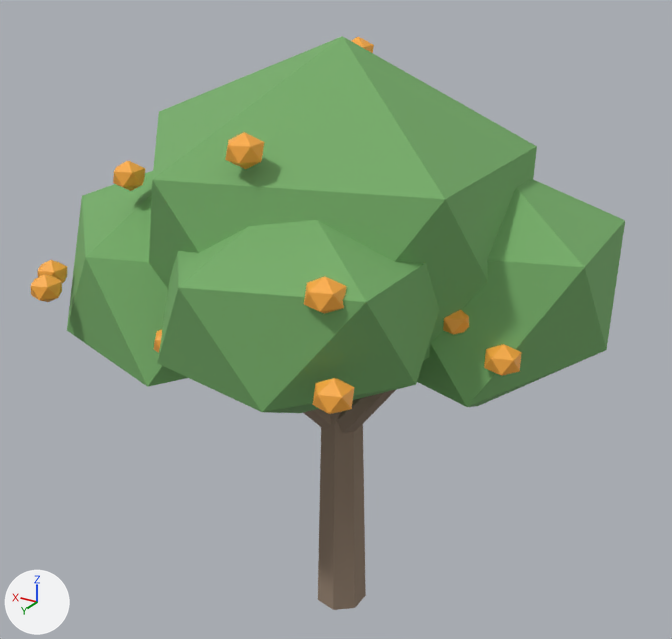
The glTF model inaka-assets/glb/kaki_tree.glb, before and after one commit.
Before and after are seen from a 50 mm lens placed at (-2.79, 4.71, 4.53), pointed at (0.1, -0.1, 2.12). The axes (+X, +Y, +Z) are drawn at lower left. The lights are the same throughout. The first picture is the older version. Vertices at exactly the same position are counted once.

Objects in the first picture: 'kaki_tree'.
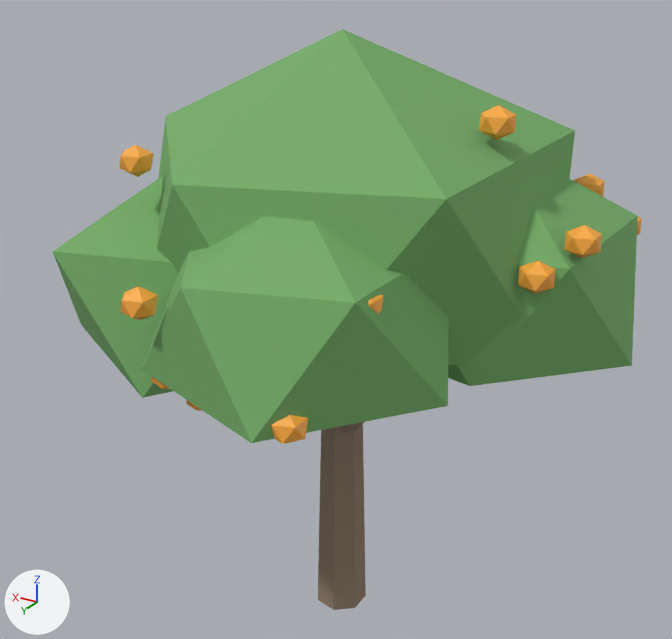
Where the change shows, as pixel boxes (x1, y1, x2, y2) in the pictures (672 x 639 px; the box of a moved part takes in the faces that stretch with it):
'kaki_tree', reshaped: before (31, 36, 625, 610); after (53, 29, 641, 610)
part 1 of me_kaki_tree, moved or reshaped: before (351, 37, 374, 53); after (120, 145, 153, 177)
part 2 of me_kaki_tree, moved or reshaped: before (484, 344, 522, 376); after (637, 216, 641, 235)
part 3 of me_kaki_tree, moved or reshaped: before (443, 310, 469, 335); after (271, 415, 308, 444)
part 4 of me_kaki_tree, moved or reshaped: before (225, 132, 264, 169); after (368, 295, 383, 314)
part 5 of me_kaki_tree, moved or reshaped (not visible before): after (186, 400, 201, 411)
part 6 of me_kaki_tree, moved or reshaped (not visible afterwards): before (313, 378, 354, 414)
part 7 of me_kaki_tree, moved or reshaped (not visible afterwards): before (154, 330, 162, 353)
part 8 of me_kaki_tree, moved or reshaped (not visible before): after (564, 225, 602, 258)
part 9 of me_kaki_tree, moved or reshaped (not visible before): after (151, 377, 170, 389)
part 10 of me_kaki_tree, moved or reshaped: before (113, 161, 146, 191); after (518, 261, 555, 294)
part 11 of me_kaki_tree, moved or reshaped (not visible afterwards): before (31, 274, 62, 302)
part 12 of me_kaki_tree, moved or reshaped (not visible before): after (574, 174, 605, 197)
part 13 of me_kaki_tree, moved or reshaped: before (304, 276, 347, 314); after (121, 287, 158, 320)
part 14 of me_kaki_tree, moved or reshaped (not visible before): after (479, 105, 516, 140)
part 15 of me_kaki_tree, moved or reshaped (not visible afterwards): before (37, 260, 67, 283)
part 16 of me_kaki_tree, moved or reshaped: before (67, 36, 625, 413); after (53, 29, 638, 443)

The change, as a diff of the scene's bpy script:
```diff
--- a/inaka-assets/glb/kaki_tree.glb.py
+++ b/inaka-assets/glb/kaki_tree.glb.py
@@ me_kaki_tree @@
 # used by ob_kaki_tree; location = (0.0, 0.0, 0.0)
-me_kaki_tree.from_pydata(...)  # 374 vertices, 624 faces; spans x -1.58..1.88, y -1.64..1.5, z 0.0..3.92
+me_kaki_tree.from_pydata(...)  # 374 vertices, 624 faces; spans x -1.74..1.66, y -1.73..1.63, z 0.0..3.96
+# me_kaki_tree part 1: the loose piece of 12 vertices spanning x 0.1..0.29, y -0.62..-0.43, z 3.67..3.86 is moved by (0.68, 1.34, -0.5)
+# me_kaki_tree part 2: the loose piece of 12 vertices spanning x -1.34..-1.15, y 0.33..0.52, z 2.28..2.47 is moved by (-0.22, -1.4, 0.41)
+# me_kaki_tree part 3: the loose piece of 12 vertices spanning x -1.05..-0.85, y 0.3..0.49, z 2.44..2.63 is moved by (0.38, 1.07, -0.25)
+# me_kaki_tree part 4: the loose piece of 12 vertices spanning x -0.15..0.05, y 0.93..1.12, z 3.38..3.57 is moved by (-0.71, 0.06, -0.65)
+# me_kaki_tree part 5: the loose piece of 12 vertices spanning x -0.13..0.06, y 0.04..0.23, z 2.35..2.53 is moved by (0.51, 0.71, -0.56)
+# me_kaki_tree part 6: the loose piece of 12 vertices spanning x -0.88..-0.69, y 1.31..1.5, z 2.39..2.58 is moved by (0.59, -1.46, 0.08)
+# me_kaki_tree part 7: the loose piece of 12 vertices spanning x 0.34..0.53, y 1.04..1.23, z 2.27..2.46 is moved by (-0.78, -2.21, -0.13)
+# me_kaki_tree part 8: the loose piece of 12 vertices spanning x -1.09..-0.89, y -1.42..-1.24, z 2.37..2.56 is moved by (-0.49, 1.3, 0.48)
+# me_kaki_tree part 9: the loose piece of 12 vertices spanning x 0.26..0.46, y 0.16..0.35, z 2.23..2.42 is moved by (0.01, 0.99, -0.09)
+# me_kaki_tree part 10: the loose piece of 12 vertices spanning x 0.97..1.17, y 0.59..0.77, z 3.03..3.22 is moved by (-2.38, -0.48, -0.34)
+# me_kaki_tree part 11: the loose piece of 12 vertices spanning x 1.44..1.64, y 0.91..1.1, z 2.33..2.52 is moved by (-1.36, -0.11, 0.1)
+# me_kaki_tree part 12: the loose piece of 12 vertices spanning x -0.79..-0.6, y -1.38..-1.19, z 2.67..2.86 is moved by (-0.5, 0.25, 0.2)
+# me_kaki_tree part 13: the loose piece of 12 vertices spanning x -0.8..-0.6, y 1.24..1.43, z 2.85..3.04 is moved by (1.07, 0.09, -0.23)
+# me_kaki_tree part 14: the loose piece of 12 vertices spanning x -0.83..-0.64, y -0.94..-0.76, z 2.14..2.32 is moved by (-0.23, 0.86, 1.3)
+# me_kaki_tree part 15: the loose piece of 12 vertices spanning x 1.62..1.82, y 0.69..0.88, z 2.32..2.51 is moved by (-1.45, -0.01, -0.44)
+# me_kaki_tree part 16: 57 of 374 vertices moved; they spanned x -1.58..1.88, y -1.64..1.5, z 1.56..3.92 and now span x -1.74..1.66, y -1.6..1.63, z 1.56..3.96; mean shift (-0.03, 0.01, 0.0); largest move (-0.95, -0.69, 3.27) -> (-1.14, -0.83, 3.36)
+# other edits to the shape of me_kaki_tree do not show in these pictures
 me_kaki_tree.materials.append(mat_bark)
```
